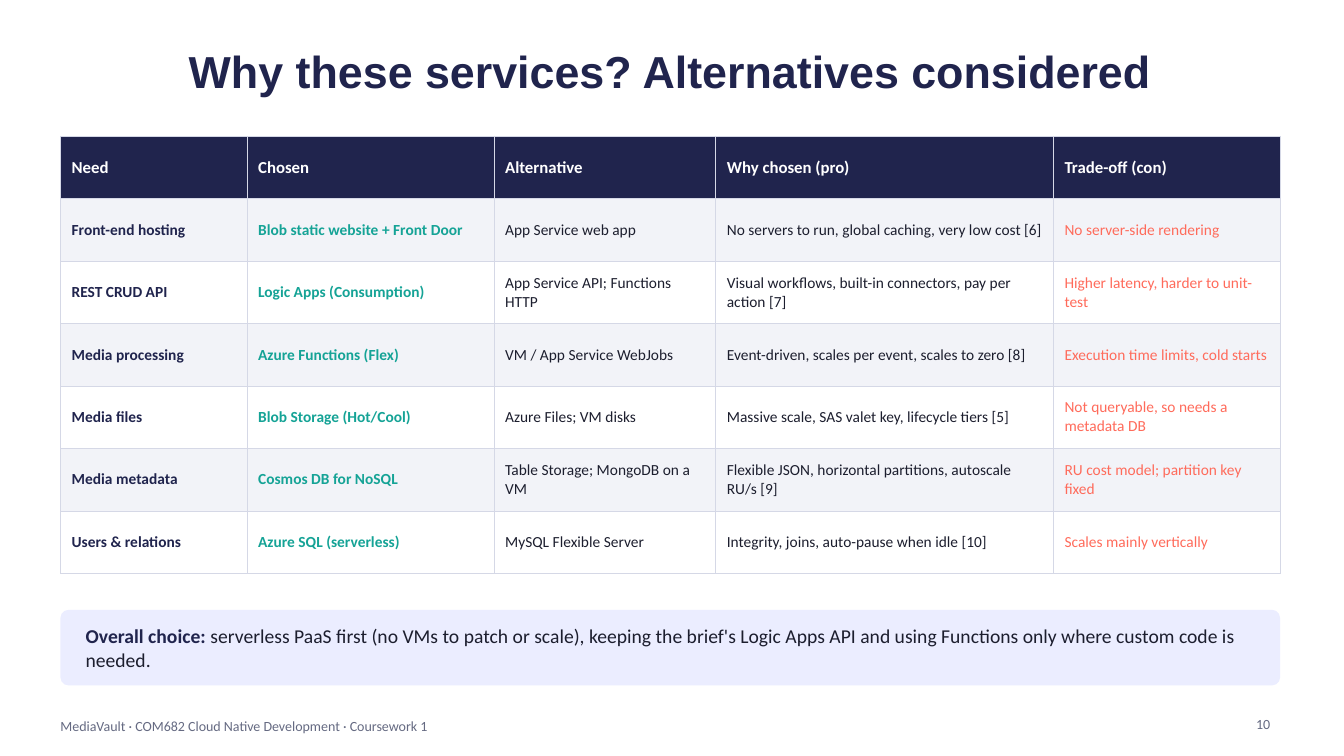
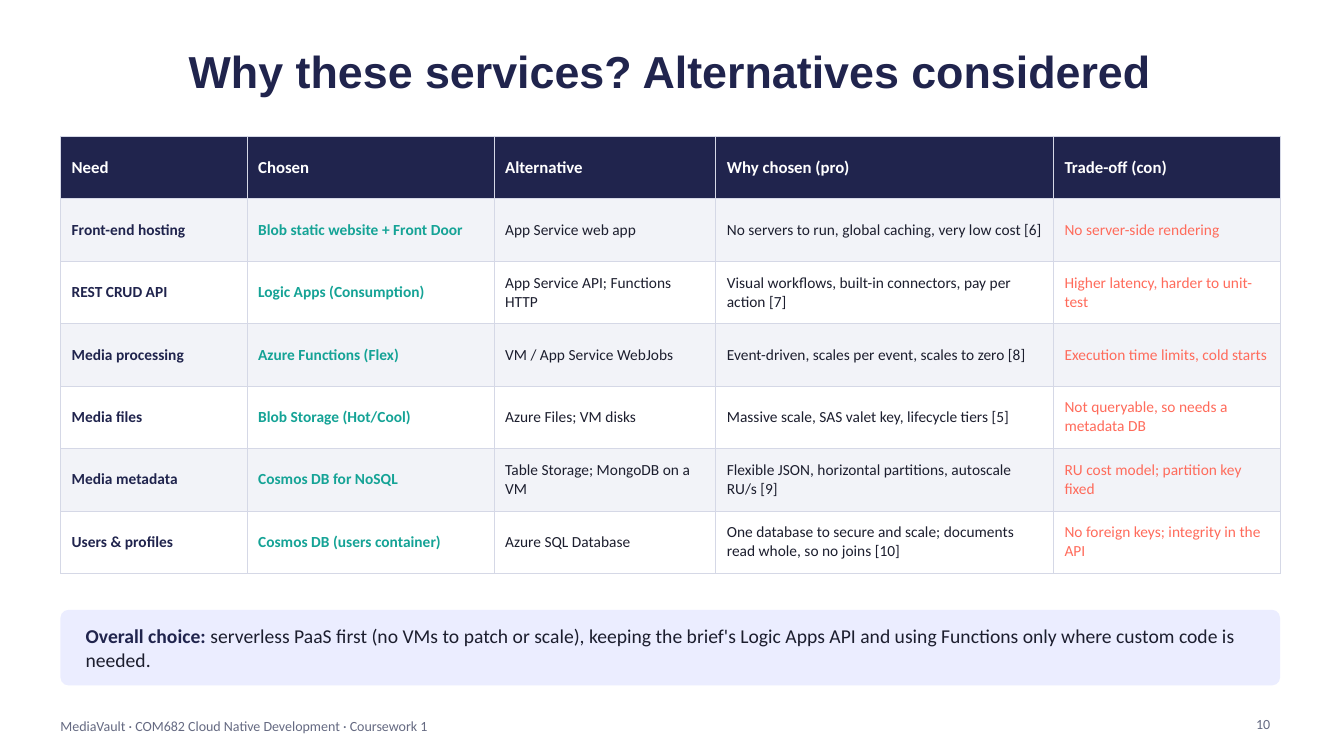
Before and after one commit to shahedlxix/Claude, a slide deck: slide 10 of coursework1/MediaVault_COM682_CW1.pptx. Drawn at 1344x756 pixels with LibreOffice and Linux fonts; fonts in the diff are those of the drawing. Boxes give left, top, right and bottom in pixels: in the first picture for what was removed or moved away, otherwise in the second. Text is boxed around its words. In the diff, an @@ line names an element or a change of style, - is before the commit and + after.

```diff
--- a/coursework1/MediaVault_COM682_CW1.pptx
+++ b/coursework1/MediaVault_COM682_CW1.pptx
@@ table at <box>60,136,1280,563</box> @@
-row 7: Users & relations | Azure SQL (serverless) | MySQL Flexible Server | Integrity, joins, auto-pause when idle [10] | Scales mainly vertically
+row 7: Users & profiles | Cosmos DB (users container) | Azure SQL Database | One database to secure and scale; documents read whole, so no joins [10] | No foreign keys; integrity in the API
```
Also in this commit, not shown: 10 other slides changed, 1 slide added, 1 slide removed, 1 other file.
